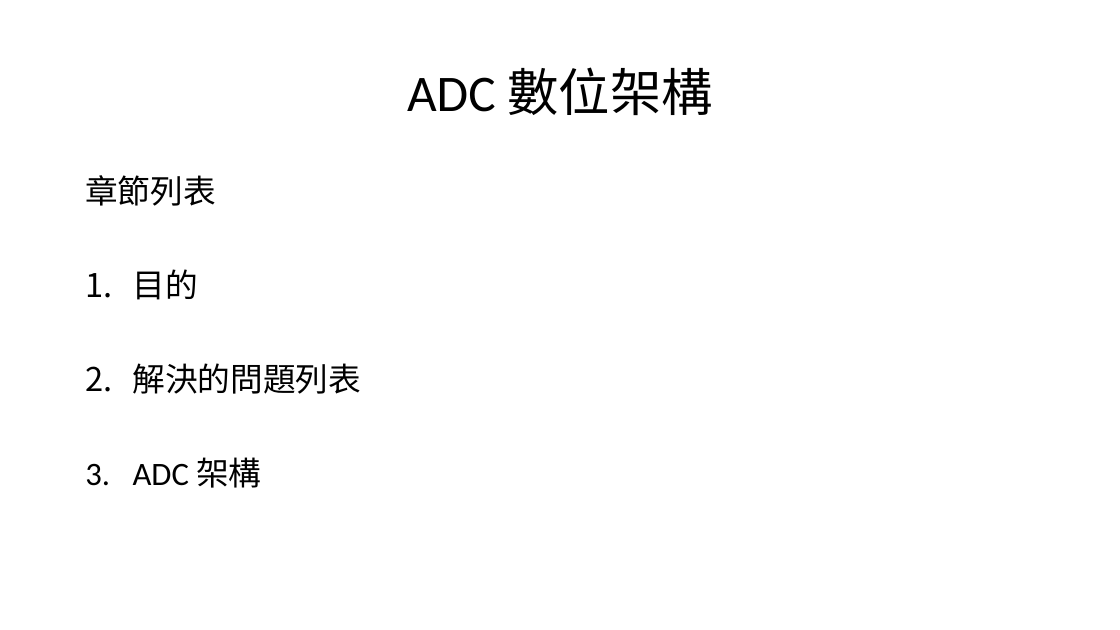
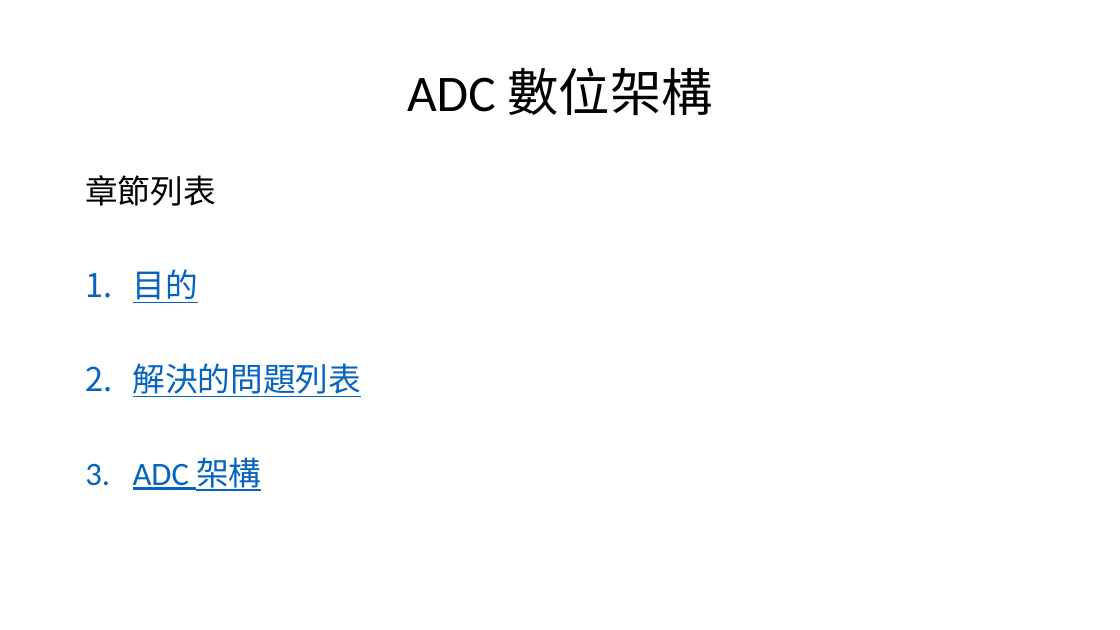
Before and after one commit to a0910281835/Summrary_PDF, a slide deck: slide 4 of Project_Summary_pdf/Project_Summary.pptx. Drawn at 1120x630 pixels with LibreOffice and Linux fonts; fonts in the diff are those of the drawing. Boxes give left, top, right and bottom in pixels: in the first picture for what was removed or moved away, otherwise in the second. Text is boxed around its words. In the diff, an @@ line names an element or a change of style, - is before the commit and + after.

```diff
--- a/Project_Summary_pdf/Project_Summary.pptx
+++ b/Project_Summary_pdf/Project_Summary.pptx
@@ text at bbox=[133, 269, 361, 491]: text colour #000000 to #0563C1, underline on in "目的", "解決的問題列表", "ADC 架構" @@
```
Also in this commit, not shown: 6 other slides changed, 1 slide added.
